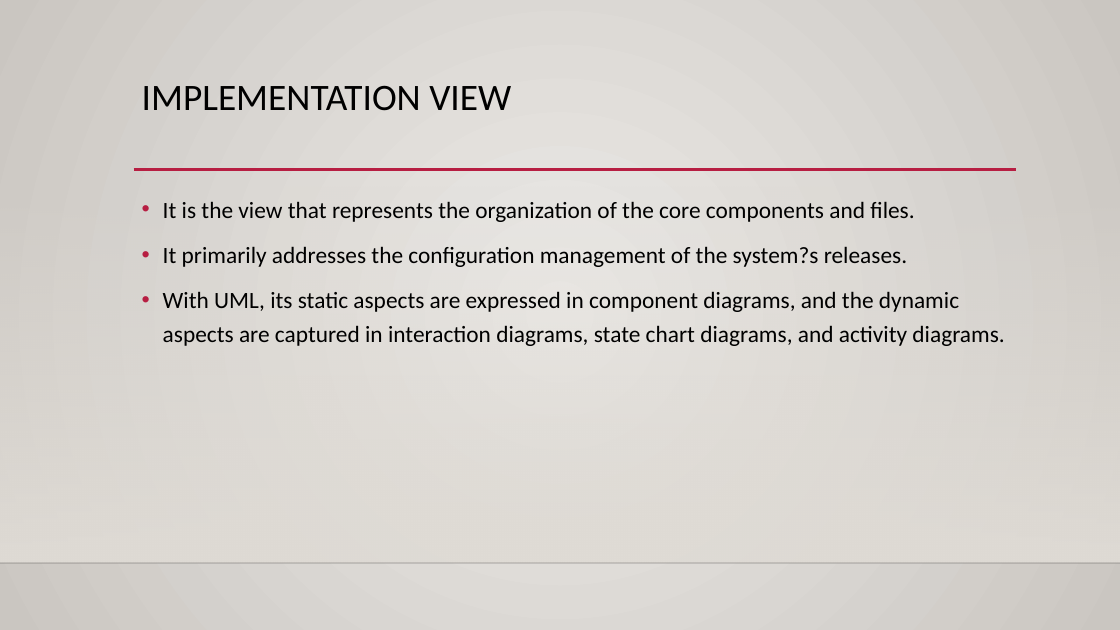
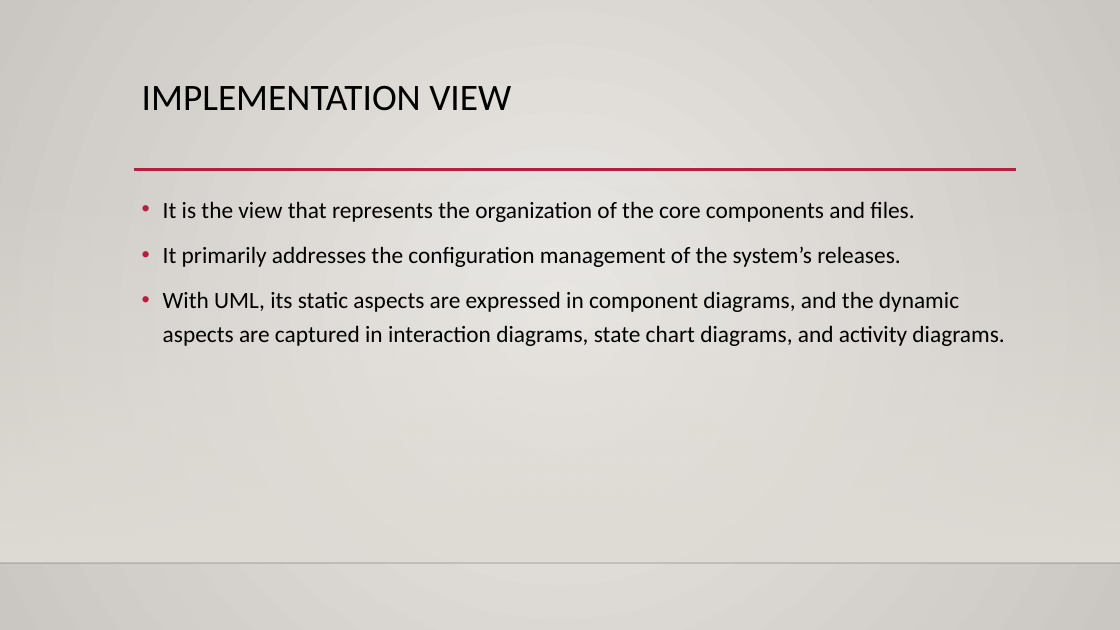
Before and after one commit to joydip-git/siemens-ooad-uml-25thaugust, a slide deck: slide 89 of presentation/OOAD and uml.pptx. Drawn at 1120x630 pixels with LibreOffice and Linux fonts; fonts in the diff are those of the drawing; background and template pictures are left out. Boxes give left, top, right and bottom in pixels: in the first picture for what was removed or moved away, otherwise in the second. Text is boxed around its words. In the diff, an @@ line names an element or a change of style, - is before the commit and + after.

```diff
--- a/presentation/OOAD and uml.pptx
+++ b/presentation/OOAD and uml.pptx
@@ text at <box>163,246,900,267</box>: text changed @@
-• It primarily addresses the configuration management of the system?s releases.
+• It primarily addresses the configuration management of the system’s releases.
```
Also in this commit, not shown: 70 slides added, 3 other files.
